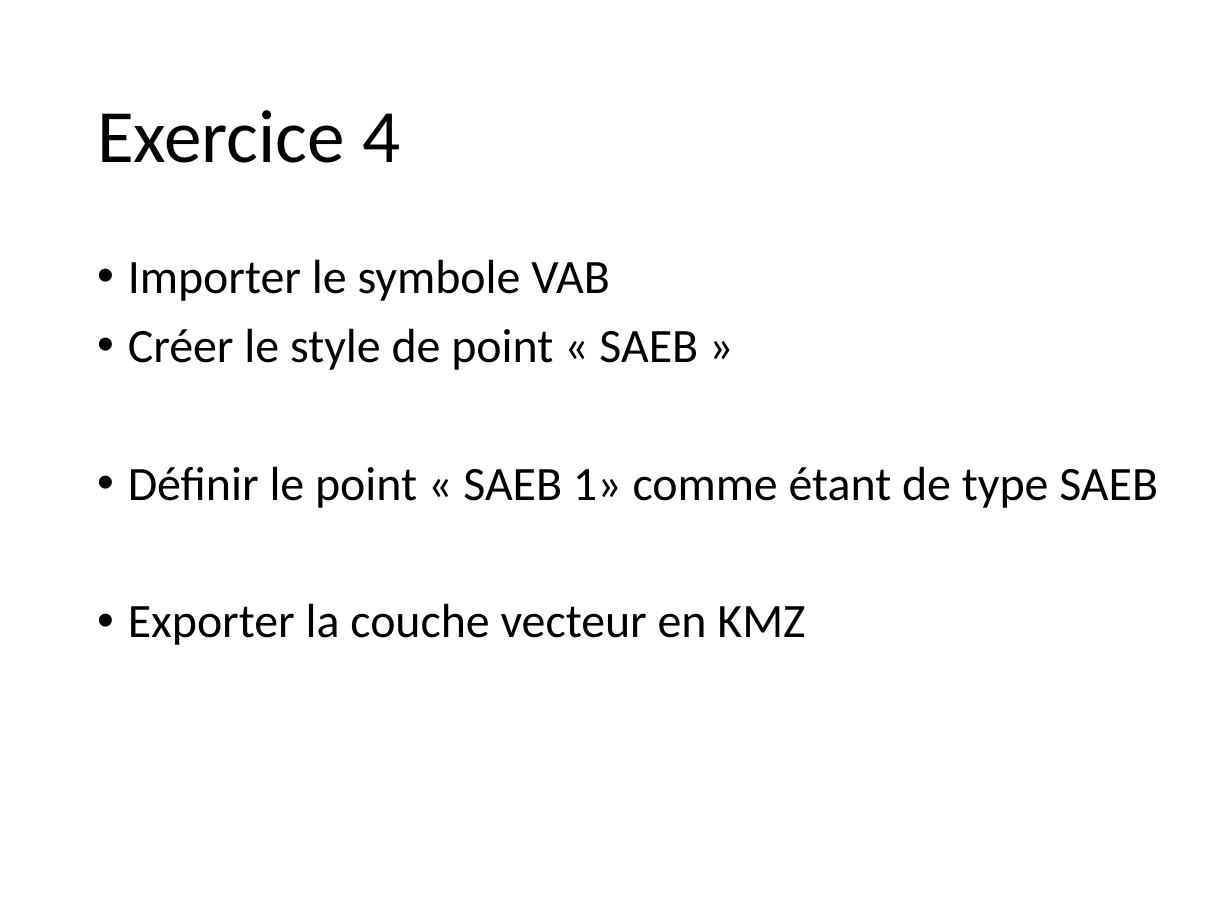
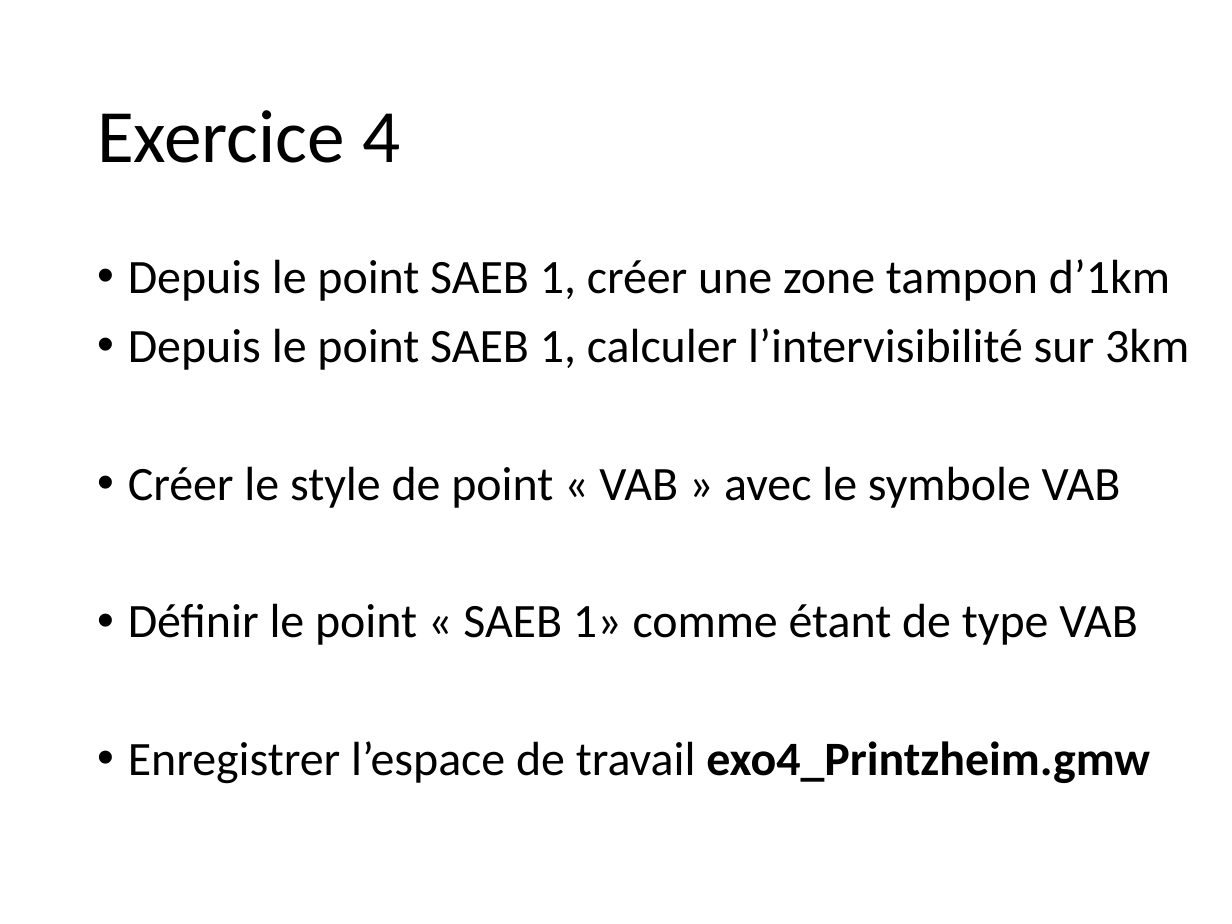
Before and after one commit to 20100dbg/OutilsGeo, a slide deck: slide 12 of cours/GM - Travaux pratiques.pptx (slide 11 before the commit). Drawn at 1232x924 pixels with LibreOffice and Linux fonts; fonts in the diff are those of the drawing; background and template pictures are left out. Boxes give left, top, right and bottom in pixels: in the first picture for what was removed or moved away, otherwise in the second. Text is boxed around its words. In the diff, an @@ line names an element or a change of style, - is before the commit and + after.

```diff
--- a/cours/GM - Travaux pratiques.pptx
+++ b/cours/GM - Travaux pratiques.pptx
@@ text at (x1=128, y1=259, x2=1189, y2=784): text changed @@
-• Importer le symbole VAB
-• Créer le style de point « SAEB »
-• Définir le point « SAEB 1» comme étant de type SAEB
-• Exporter la couche vecteur en KMZ
+• Depuis le point SAEB 1, créer une zone tampon d’1km
+• Depuis le point SAEB 1, calculer l’intervisibilité sur 3km
+• Créer le style de point « VAB » avec le symbole VAB
+• Définir le point « SAEB 1» comme étant de type VAB
+• Enregistrer l’espace de travail exo4_Printzheim.gmw
```
Also in this commit, not shown: 15 other slides changed, 3 slides added, 6 slides removed, 4 other files.
